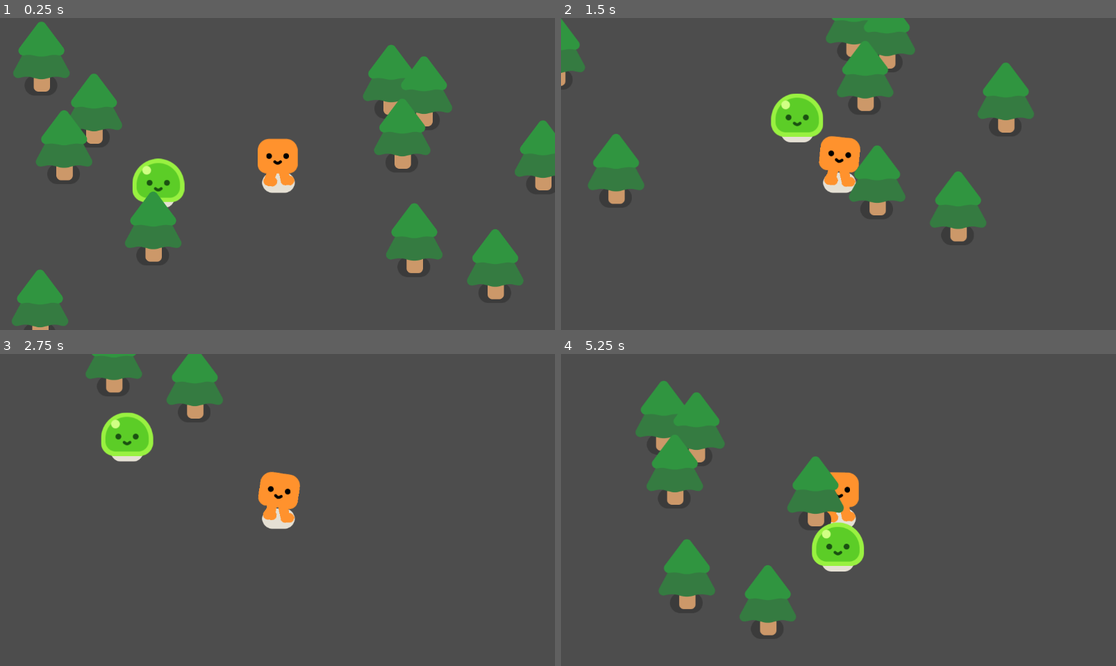
Above: before the commit, frames 1-4 (two rows, left to right).
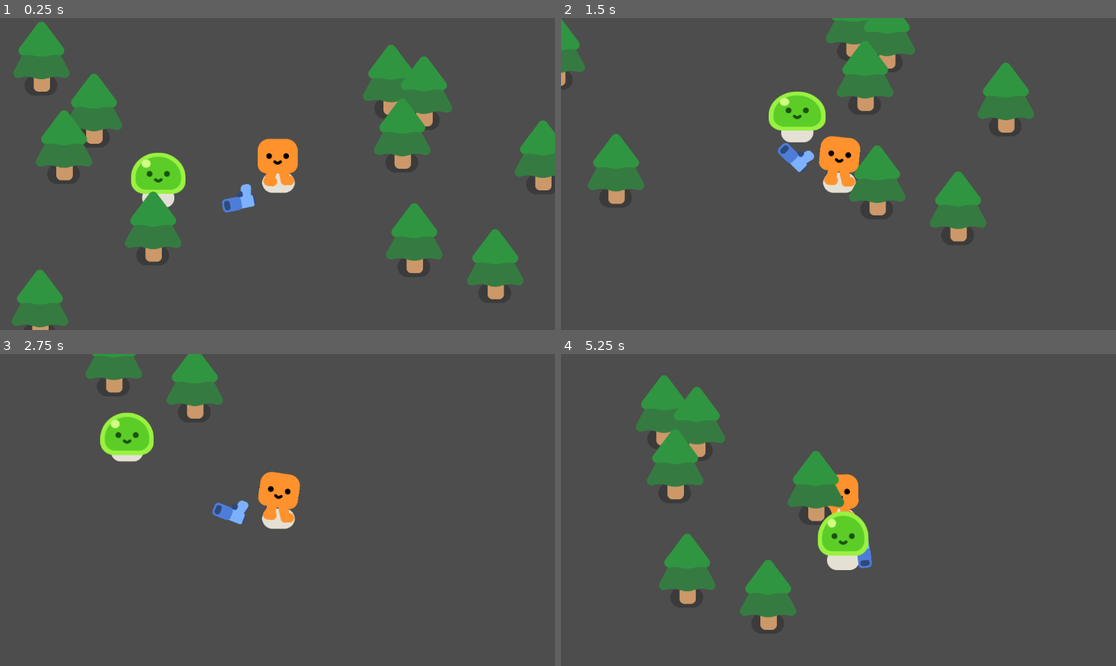
Above: after the commit, the same moments.

Repository: Rayz4010/the--attack-of-slimes
Game: Godot game, scene res://scenes/the_attack_of_slimes.tscn
The game is run twice, just before and just after one commit, with the same random seed, the same clock (stepped at 60 frames per second) and the same inputs.
Inputs:
- Up to frame 1 (0.25 s): no input
- Up to frame 2 (1.5 s): hold D (move_right) 0.53-1.28 s; hold S (move_down) from 1.28 s (still down)
- Up to frame 3 (2.75 s): release S (move_down) at 2.03 s; hold D (move_right) from 2.03 s (still down)
- Up to frame 4 (5.25 s): release D (move_right) at 2.78 s; hold W (move_up) 2.78-3.53 s; hold A (move_left) 3.53-5.03 s; hold S (move_down) from 5.03 s (still down)

The runs differ from the first frame. In frame 1, 1.2% of the frame differs, in the area x 23-47%, y 43-63%; in frame 2, 1.0%; in frame 3, 0.5%; in frame 4, 4.4%, in the area x 13-57%, y 6-91%.

Commit message:
added gun and enemy death and refined animation

Diff:
--- /dev/null
+++ b/scenes/bullet.tscn
@@ -0,0 +1,22 @@
+[gd_scene load_steps=4 format=3 uid="uid://bmjhksgim8blr"]
+
+[ext_resource type="Script" path="res://scripts/bullet.gd" id="1_e3x6f"]
+[ext_resource type="Texture2D" uid="uid://dftkbqwsfd68r" path="res://pistol/projectile.png" id="2_xeoub"]
+
+[sub_resource type="CircleShape2D" id="CircleShape2D_365n5"]
+
+[node name="Bullet" type="Area2D"]
+top_level = true
+collision_layer = 0
+collision_mask = 3
+script = ExtResource("1_e3x6f")
+
+[node name="Projectile" type="Sprite2D" parent="."]
+position = Vector2(-13, -1)
+texture = ExtResource("2_xeoub")
+
+[node name="CollisionShape2D" type="CollisionShape2D" parent="."]
+position = Vector2(-2, 0)
+shape = SubResource("CircleShape2D_365n5")
+
+[connection signal="body_entered" from="." to="." method="_on_body_entered"]
--- a/scenes/enemy.tscn
+++ b/scenes/enemy.tscn
@@ -4,9 +4,12 @@
 [ext_resource type="PackedScene" uid="uid://ogik4s70pgwl" path="res://characters/slime/slime.tscn" id="2_oo3ut"]
 
 [node name="Enemy" type="CharacterBody2D"]
+collision_layer = 2
+collision_mask = 3
 script = ExtResource("1_qkkpe")
 
 [node name="Slime" parent="." instance=ExtResource("2_oo3ut")]
+unique_name_in_owner = true
 
 [node name="CollisionPolygon2D" type="CollisionPolygon2D" parent="."]
 polygon = PackedVector2Array(-10, -80, -18, -78, -28, -73, -35, -68, -43, -60, -46, -54, -49, -48, -52, -41, -53, -35, -53, -15, -51, -8, -48, -3, -45, 0, -41, 3, -38, 5, -35, 8, 30, 9, 37, 7, 43, 4, 47, 0, 52, -7, 54, -14, 54, -35, 50, -48, 45, -57, 35, -69, 21, -77, 13, -80, 5, -81, -8, -81)
--- /dev/null
+++ b/scenes/gun.tscn
@@ -0,0 +1,38 @@
+[gd_scene load_steps=5 format=3 uid="uid://d0c6x8glu440s"]
+
+[ext_resource type="Script" path="res://scripts/gun.gd" id="1_g7xui"]
+[ext_resource type="Texture2D" uid="uid://cswb5do8rrj7q" path="res://pistol/pistol.png" id="1_reowe"]
+[ext_resource type="PackedScene" uid="uid://bmjhksgim8blr" path="res://scenes/bullet.tscn" id="3_thjaf"]
+
+[sub_resource type="CircleShape2D" id="CircleShape2D_jwo2m"]
+radius = 1489.03
+
+[node name="Gun" type="Area2D"]
+collision_layer = 0
+collision_mask = 2
+script = ExtResource("1_g7xui")
+
+[node name="CollisionShape2D" type="CollisionShape2D" parent="."]
+position = Vector2(76, -41)
+shape = SubResource("CircleShape2D_jwo2m")
+
+[node name="WeaponPivot" type="Marker2D" parent="."]
+position = Vector2(76, 0)
+
+[node name="Pistol" type="Sprite2D" parent="WeaponPivot"]
+position = Vector2(14, -33)
+texture = ExtResource("1_reowe")
+
+[node name="ShootingPoint" type="Marker2D" parent="WeaponPivot/Pistol"]
+unique_name_in_owner = true
+position = Vector2(25, -11)
+
+[node name="Bullet" parent="WeaponPivot/Pistol/ShootingPoint" instance=ExtResource("3_thjaf")]
+visible = false
+position = Vector2(-25, 11)
+
+[node name="Timer" type="Timer" parent="."]
+wait_time = 0.5
+autostart = true
+
+[connection signal="timeout" from="Timer" to="." method="_on_timer_timeout"]
--- a/scenes/player.tscn
+++ b/scenes/player.tscn
@@ -1,10 +1,13 @@
-[gd_scene load_steps=3 format=3 uid="uid://1jalatjypwya"]
+[gd_scene load_steps=4 format=3 uid="uid://1jalatjypwya"]
 
 [ext_resource type="PackedScene" uid="uid://pbmyh1qru7p" path="res://characters/happy_boo/happy_boo.tscn" id="1_a5jjh"]
 [ext_resource type="Script" path="res://scripts/player.gd" id="1_gu2my"]
+[ext_resource type="PackedScene" uid="uid://d0c6x8glu440s" path="res://scenes/gun.tscn" id="2_ji38d"]
 
 [node name="Player" type="CharacterBody2D"]
 script = ExtResource("1_gu2my")
+
+[node name="Gun" parent="." instance=ExtResource("2_ji38d")]
 
 [node name="HappyBoo" parent="." instance=ExtResource("1_a5jjh")]
 unique_name_in_owner = true
--- /dev/null
+++ b/scripts/bullet.gd
@@ -0,0 +1,22 @@
+extends Area2D
+
+var travelled_distance=0
+
+
+func _physics_process(delta):
+	const SPEED = 1000.0
+	const RANGE =200.0
+	var direction =Vector2.RIGHT.rotated(rotation)
+	position += direction * SPEED *delta
+
+	travelled_distance += SPEED*delta
+	if travelled_distance>RANGE:
+		queue_free()
+
+
+
+
+func _on_body_entered(body):
+	queue_free()
+	if body.has_method("take_damage"):
+		body.take_damage()
--- a/scripts/enemy.gd
+++ b/scripts/enemy.gd
@@ -1,8 +1,27 @@
 extends CharacterBody2D
 
+var health= 5
+
 @onready var player = get_node("/root/Game/Player")
+
+
+func _ready() :
+	%Slime.play_walk()
 
 func _physics_process(delta):
 	var direction= global_position.direction_to(player.global_position)
 	velocity =direction *300.0
 	move_and_slide()
+
+func take_damage():
+	health -=1
+	%Slime.play_hurt()
+
+	if health == 0:
+		queue_free()
+
+
+		const SMOKE_SCENE= preload("res://smoke_explosion/smoke_explosion.tscn")
+		var smoke =SMOKE_SCENE.instantiate()
+		get_parent().add_child(smoke)
+		smoke.global_position=global_position
--- /dev/null
+++ b/scripts/gun.gd
@@ -0,0 +1,19 @@
+extends Area2D
+
+
+func _physics_process(delta):
+	var enemies_in_range = get_overlapping_bodies()
+	if enemies_in_range.size()>0:
+		var target_enemy = enemies_in_range.front()
+		look_at(target_enemy.global_position)
+
+
+func shoot():
+	const BULLET= preload("res://scenes/bullet.tscn")
+	var new_bullet =BULLET.instantiate()
+	new_bullet.global_position = %ShootingPoint.global_position
+	new_bullet.global_rotation = %ShootingPoint.global_rotation
+	%ShootingPoint.add_child(new_bullet)
+
+func _on_timer_timeout() -> void:
+	shoot()
